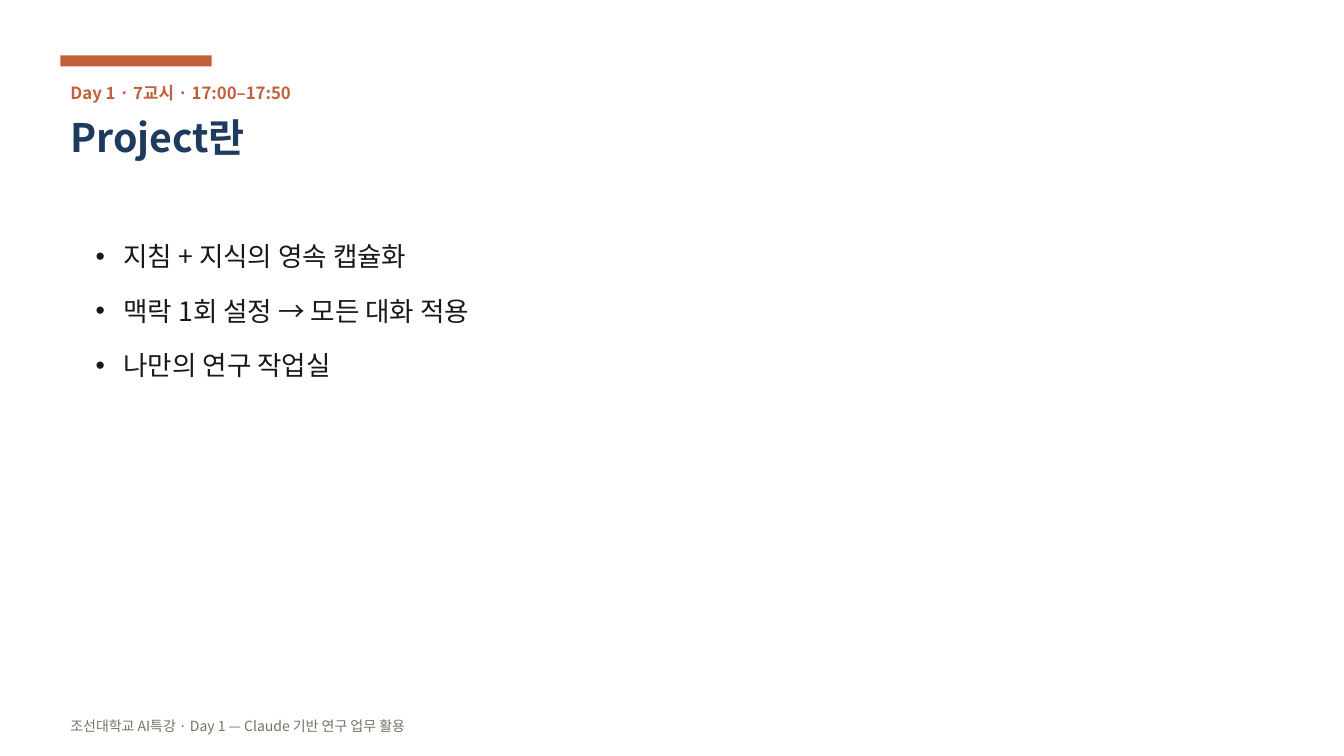
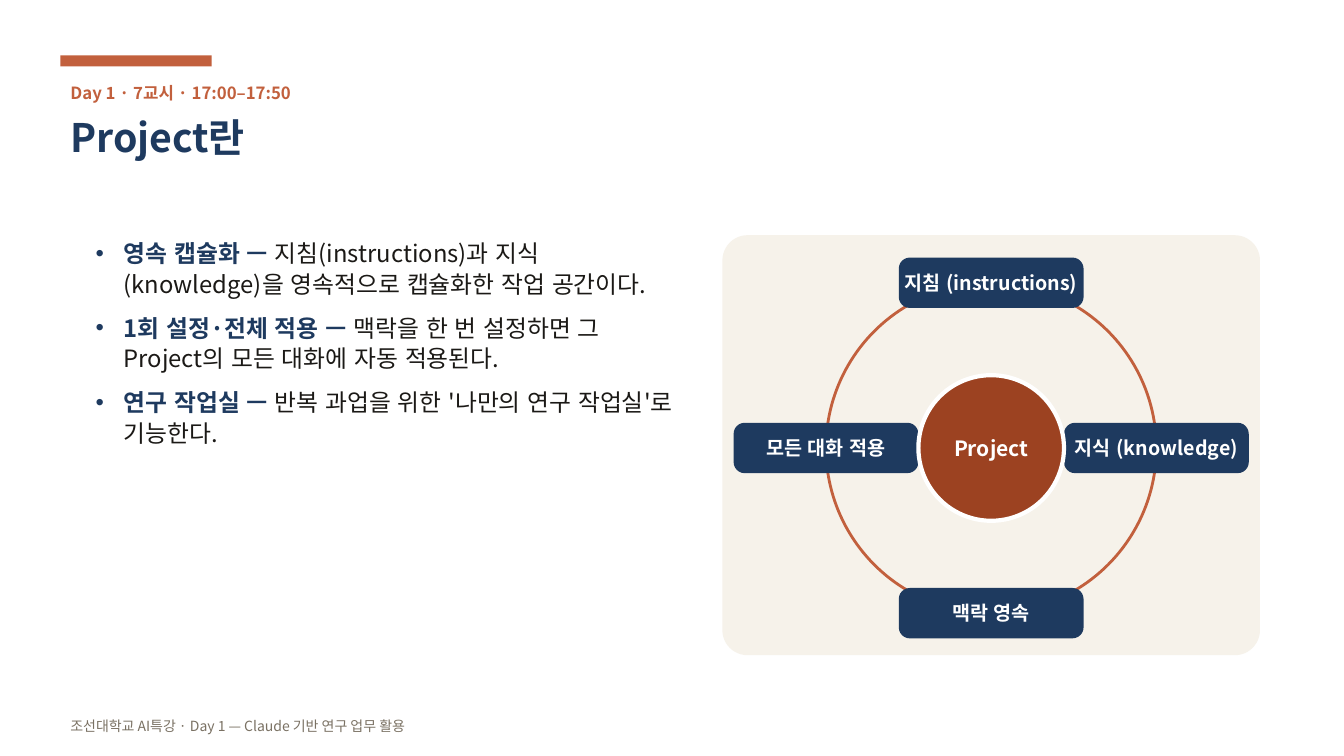
Before and after one commit to aebonlee/chosun, a slide deck: slide 62 of public/ppt/chosun-ai-day1.pptx (slide 50 before the commit). Drawn at 1344x756 pixels with LibreOffice and Linux fonts; fonts in the diff are those of the drawing. Boxes give left, top, right and bottom in pixels: in the first picture for what was removed or moved away, otherwise in the second. Text is boxed around its words. In the diff, an @@ line names an element or a change of style, - is before the commit and + after.

```diff
--- a/public/ppt/chosun-ai-day1.pptx
+++ b/public/ppt/chosun-ai-day1.pptx
@@ rounded rectangle added at <box>723,235,1260,655</box>, fill #F6F2EA @@
@@ text at <box>124,242,672,444</box>: text changed; size 19 to 17 pt @@
-• 지침 + 지식의 영속 캡슐화
-• 맥락 1회 설정 → 모든 대화 적용
-• 나만의 연구 작업실
+• 영속 캡슐화 — 지침(instructions)과 지식(knowledge)을 영속적으로 캡슐화한 작업 공간이다.
+• 1회 설정·전체 적용 — 맥락을 한 번 설정하면 그 Project의 모든 대화에 자동 적용된다.
+• 연구 작업실 — 반복 과업을 위한 '나만의 연구 작업실'로 기능한다.
@@ rounded rectangle added at <box>899,258,1084,309</box>, fill #1E3A5F, 14 pt, text #FFFFFF, bold @@
+지침 (instructions)
@@ ellipse added at <box>826,283,1156,614</box>, outline #C2603D 2 pt @@
@@ ellipse added at <box>919,375,1064,520</box>, fill #9C4221, outline #FFFFFF 3 pt, 15 pt, text #FFFFFF, bold @@
+Project
@@ rounded rectangle added at <box>734,422,919,473</box>, fill #1E3A5F, 14 pt, text #FFFFFF, bold @@
+모든 대화 적용
@@ rounded rectangle added at <box>1065,422,1249,473</box>, fill #1E3A5F, 14 pt, text #FFFFFF, bold @@
+지식 (knowledge)
@@ rounded rectangle added at <box>899,588,1084,638</box>, fill #1E3A5F, 14 pt, text #FFFFFF, bold @@
+맥락 영속
```
Also in this commit, not shown: 53 other slides changed, 58 slides added, 1 other file.
